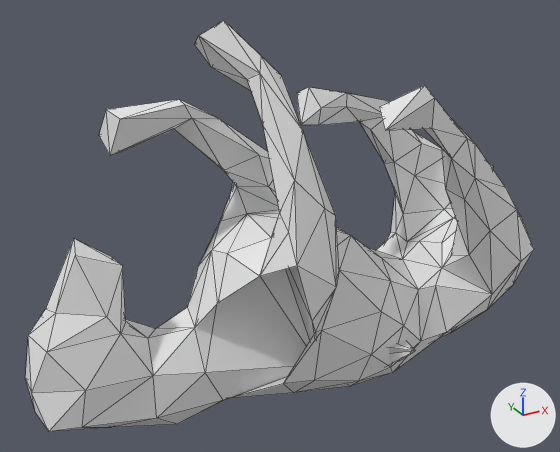
What one commit did to the OBJ model mesh_cnn/datasets/random_walks/T459.obj.
Rendered twice from a 50 mm camera at (-0.94, -1.489, 0.856) aimed at (-0.079, 0.075, 0.073). Arrows for +X, +Y and +Z are at lower right; the lights stay in place. Mesh edges are drawn as thin lines. Where no turn or scale is listed for an object, it has been applied to the vertices.

The first picture shows 'T459'.
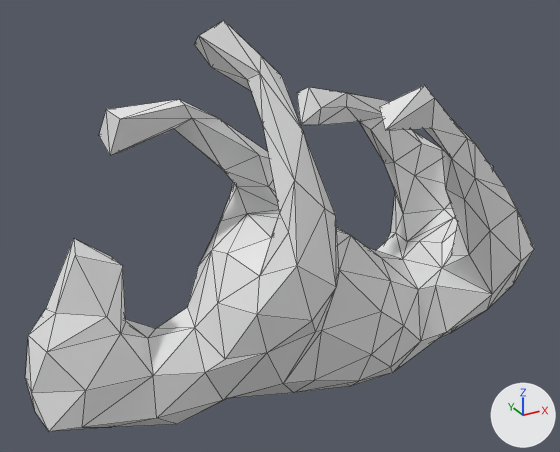
Location of each change, (x1, y1, x2, y2) in pixels of the pictures (560 x 452 px; the box of a moved part takes in the faces that stretch with it):
part 1 of me_t459, moved or reshaped: (195, 266, 316, 400) in both
part 2 of me_t459, moved or reshaped (not visible afterwards): before (387, 341, 415, 366)

Diff of the bpy script that builds the scene:
```diff
--- a/mesh_cnn/datasets/random_walks/T459.obj.py
+++ b/mesh_cnn/datasets/random_walks/T459.obj.py
@@ me_t459 @@
 me_t459.from_pydata(...)  # 252 vertices, 500 faces; spans x -0.74..0.79, y -0.28..0.35, z -0.37..0.59
 # used by ob_t459; location = (0.0, 0.0, 0.0)
-me_t459.vertices[151].co = (-0.08, -0.12, -0.22)
-me_t459.vertices[154].co = (-0.23, 0.06, 0.1)
-me_t459.vertices[166].co = (-0.15, 0.0, 0.12)
-me_t459.vertices[64].co = (0.11, -0.25, -0.17)  # pixel (415, 350)
+# me_t459 part 1
+me_t459.vertices[151].co = (-0.25, -0.18, -0.1)  # pixel (267, 352)
+me_t459.vertices[154].co = (-0.33, -0.12, -0.13)  # pixel (225, 359)
+me_t459.vertices[166].co = (-0.28, -0.18, 0.0)  # pixel (257, 314)
+# me_t459 part 2
+me_t459.vertices[64].co = (0.13, 0.05, -0.34)
```
